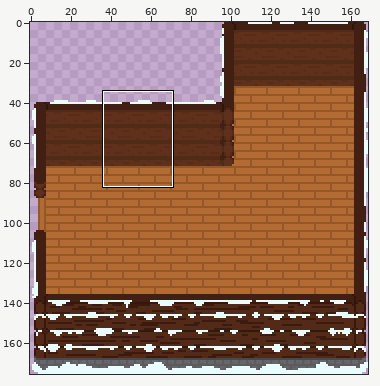
Sprite sheet: cozy_winter_jam_2025/resources/tile/house.png. Above: a wide view before the commit, with the close-up outlined.
Close-up. Old version:
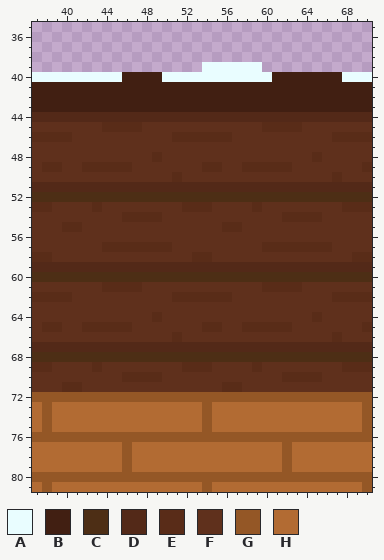
The file is 169x176 pixels. Colours within 5 levels of each other are drawn and written as one. Shown: x 37..70, y 35..81. The commit also changed other parts of the picture, which this record leaves out.
Palette (. is transparent): A #e9fdff  B #411f12  C #4d2e15  D #532918  E #592c18  F #5f301c  G #945726  H #b26b33
Pixels before, first column x 37:
39 .................AAAAAA...........
40 AAAAAAAAABBBBAAAAAAAAAAABBBBBBBAAA
41 BBBBBBBBBBBBBBBBBBBBBBBBBBBBBBBBBB
42 BBBBBBBBBBBBBBBBBBBBBBBBBBBBBBBBBB
43 BBBBBBBBBBBBBBBBBBBBBBBBBBBBBBBBBB
44 DDDDDDDDDDDDDDDDDDDDDDDDDDDDDDDDDD
45 FFFFFFFEEEEFFFFFFFFFFFFEEEEFFFFFFF
46 EEEEFFFFFFFFFFEEEEEEFFFFFFFFFFEEEE
47 FFFFFFFFFFFFFFFFFFFFFFFFFFFFFFFFFF
48 FFFFFFFFFFFFEFFFFFFFFFFFFFFFEFFFFF
49 FEEFFEEEEEFFFFFFFEEFFEEEEEFFFFFFFE
50 FFFFFFFFFFFFFFEFFFFFFFFFFFFFFFEFFF
51 DDDDDDDDDDDDDDDDDDDDDDDDDDDDDDDDDD
52 CCCCCCCCCCCCCCCCCCCCCCCCCCCCCCCCCC
53 EEFFFFEFFFFFFFFEEEFFFFEFFFFFFFFEEE
54 FFFFFFFFFEEEEFFFFFFFFFFFFEEEEFFFFF
55 FFFEEFFFFFFFFFFFFFFEEFFFFFFFFFFFFF
56 FFFFFFFFFFFFFFFFFFFFFFFFFFFFFFFFFF
57 FFFFFFFEEEEEEEFFFFFFFFFEEEEEEEFFFF
58 EEFFFFFFFFFFFFFFEEFFFFFFFFFFFFFFEE
59 DDDDDDDDDDDDDDDDDDDDDDDDDDDDDDDDDD
60 CCCCCCCCCCCCCCCCCCCCCCCCCCCCCCCCCC
61 FFFFFFFEEEEFFFFFFFFFFFFEEEEFFFFFFF
62 EEEEFFFFFFFFFFEEEEEEFFFFFFFFFFEEEE
63 FFFFFFFFFFFFFFFFFFFFFFFFFFFFFFFFFF
64 FFFFFFFFFFFFEFFFFFFFFFFFFFFFEFFFFF
65 FEEFFEEEEEFFFFFFFEEFFEEEEEFFFFFFFE
66 FFFFFFFFFFFFFFEFFFFFFFFFFFFFFFEFFF
67 DDDDDDDDDDDDDDDDDDDDDDDDDDDDDDDDDD
68 CCCCCCCCCCCCCCCCCCCCCCCCCCCCCCCCCC
69 EEFFFFEFFFFFFFFEEEFFFFEFFFFFFFFEEE
70 FFFFFFFFFEEEEFFFFFFFFFFFFEEEEFFFFF
71 FFFEEFFFFFFFFFFFFFFEEFFFFFFFFFFFFF
72 GGGGGGGGGGGGGGGGGGGGGGGGGGGGGGGGGG
73 HGHHHHHHHHHHHHHHHGHHHHHHHHHHHHHHHG
74 HGHHHHHHHHHHHHHHHGHHHHHHHHHHHHHHHG
75 HGHHHHHHHHHHHHHHHGHHHHHHHHHHHHHHHG
76 GGGGGGGGGGGGGGGGGGGGGGGGGGGGGGGGGG
77 HHHHHHHHHGHHHHHHHHHHHHHHHGHHHHHHHH
78 HHHHHHHHHGHHHHHHHHHHHHHHHGHHHHHHHH
79 HHHHHHHHHGHHHHHHHHHHHHHHHGHHHHHHHH
80 GGGGGGGGGGGGGGGGGGGGGGGGGGGGGGGGGG
81 HGHHHHHHHHHHHHHHHGHHHHHHHHHHHHHHHG
And afterwards:
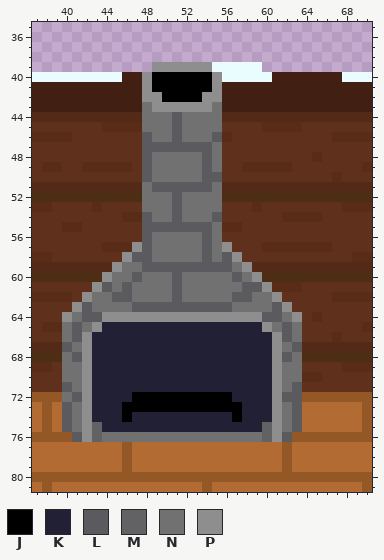
Colours new in this view: J #000000  K #222034  L #5a5a5f  M #626265  N #717171  P #8e8e8e
Changes in this commit:
y 39: x 49..54 .....A -> PPPPPP
y 40: x 48..55 BBAAAAAA -> PJJJJJJP
y 41: x 48..55 BBBBBBBB -> PJJJJJJP
y 42: x 48..55 BBBBBBBB -> PPJJJJPP
y 43: x 48..55 BBBBBBBB -> NPPPPPPN
y 44: x 48..55 DDDDDDDD -> NNNLNNNN
y 45: x 48..55 FFFFFFFF -> NNNLNNNN
y 46: x 48..55 FFFEEEEE -> LNNLNNNL
y 47: x 48..55 FFFFFFFF -> LLLLLLLN
y 48: x 48..55 FEFFFFFF -> LNNNNNLN
y 49: x 48..55 FFFFFFEE -> LNNNNNLN
y 50: x 48..55 FFFEFFFF -> LNNNNNLL
y 51: x 48..55 DDDDDDDD -> NLLLLLLN
y 52: x 48..55 CCCCCCCC -> NNNLNNNN
y 53: x 48..55 FFFFEEEF -> NNNLNNNN
y 54: x 48..55 EEFFFFFF -> LNNLNNNL
y 55: x 48..55 FFFFFFFF -> LLLLLLLN
y 56: x 48..55 FFFFFFFF -> LNNNNNLN
y 57: x 47..56 EEEEFFFFFF -> PLNNNNNLNP
y 58: x 46..57 FFFFFFFEEFFF -> PLLNNNNNLNLP
y 59: x 45..58 DDDDDDDDDDDDDD -> PNNLLLLLLLLLNP
y 60: x 44..59 CCCCCCCCCCCCCCCC -> PNNLNNNLNNNNNLNP
y 61: x 43..60 FEEEEFFFFFFFFFFFFE -> PLNLNNNNLNNNNNNLLP
y 62: x 42..61 FFFFFFFFFEEEEEEFFFFF -> PNNLLNNNNLNNNNNLLNNP
y 63: x 41..62 FFFFFFFFFFFFFFFFFFFFFF -> PLNNNNLLLLLLLLLLNNNNLP
y 64: x 40..63 FFFFFFFFFEFFFFFFFFFFFFFF -> PNLLPPPPPPPPPPPPPPPPLLNP
y 65: x 40..63 FFEEEEEFFFFFFFEEFFEEEEEF -> NLNPKKKKKKKKKKKKKKKKPNLN
y 66: x 40..63 FFFFFFFFFFFEFFFFFFFFFFFF -> NLPKKKKKKKKKKKKKKKKKKPLN
y 67: x 40..63 DDDDDDDDDDDDDDDDDDDDDDDD -> LNPKKKKKKKKKKKKKKKKKKPNL
y 68: x 40..63 CCCCCCCCCCCCCCCCCCCCCCCC -> NLPKKKKKKKKKKKKKKKKKKPLN
y 69: x 40..63 FFFEFFFFFFFFEEEFFFFEFFFF -> NNPKKKKKKKKKKKKKKKKKKPNN
y 70: x 40..63 FFFFFFEEEEFFFFFFFFFFFFEE -> NNPKKKKKKKKKKKKKKKKKKPNN
y 71: x 40..63 EEFFFFFFFFFFFFFFEEFFFFFF -> LNPKKKKKKKKKKKKKKKKKKPNL
y 72: x 40..63 GGGGGGGGGGGGGGGGGGGGGGGG -> NLPKKKKJJJJJJJJJJKKKKPLL
y 73: x 40..63 HHHHHHHHHHHHHHGHHHHHHHHH -> LNPKKKJJJJJJJJJJJJKKKPNL
y 74: x 40..63 HHHHHHHHHHHHHHGHHHHHHHHH -> LNPKKKJKKKKKKKKKKJKKKPNL
y 75: x 40..63 HHHHHHHHHHHHHHGHHHHHHHHH -> LNPMKKKKKKKKKKKKKKKKMPNL
y 76: x 41..62 GGGGGGGGGGGGGGGGGGGGGG -> LPMNNNNNNNNNNNNNNNNMPL
Boxes around the changes in both close-ups, in picture pixels (x1, y1, x2, y2):
changed: (62, 62, 302, 442)
